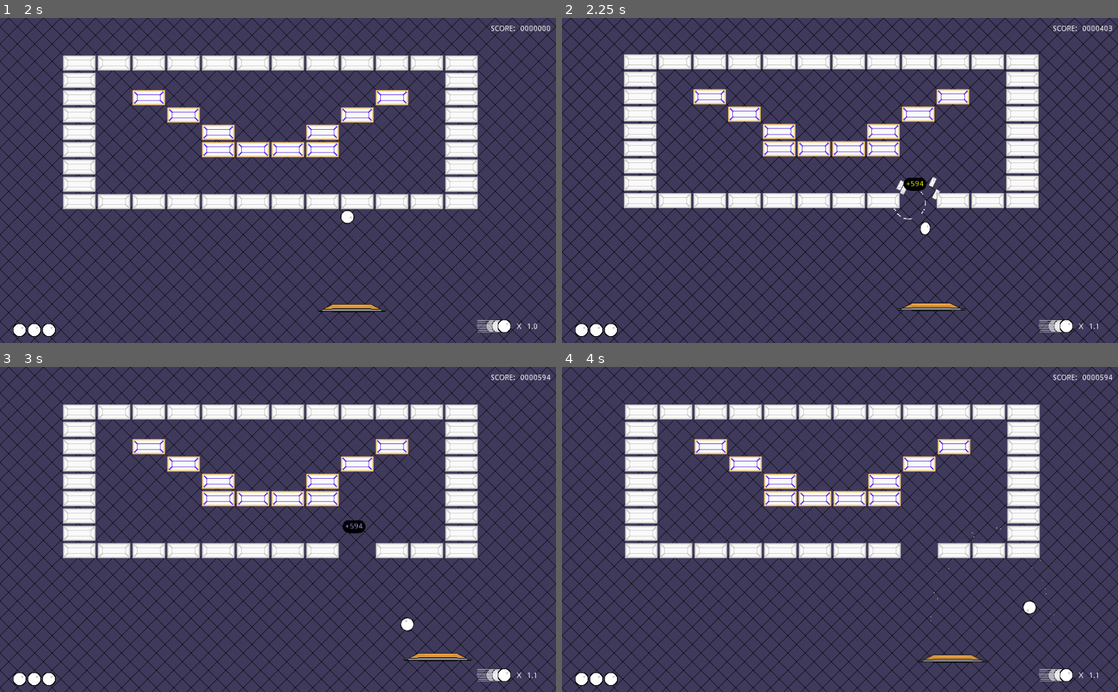
Above: before the commit, frames 1-4 (two rows, left to right).
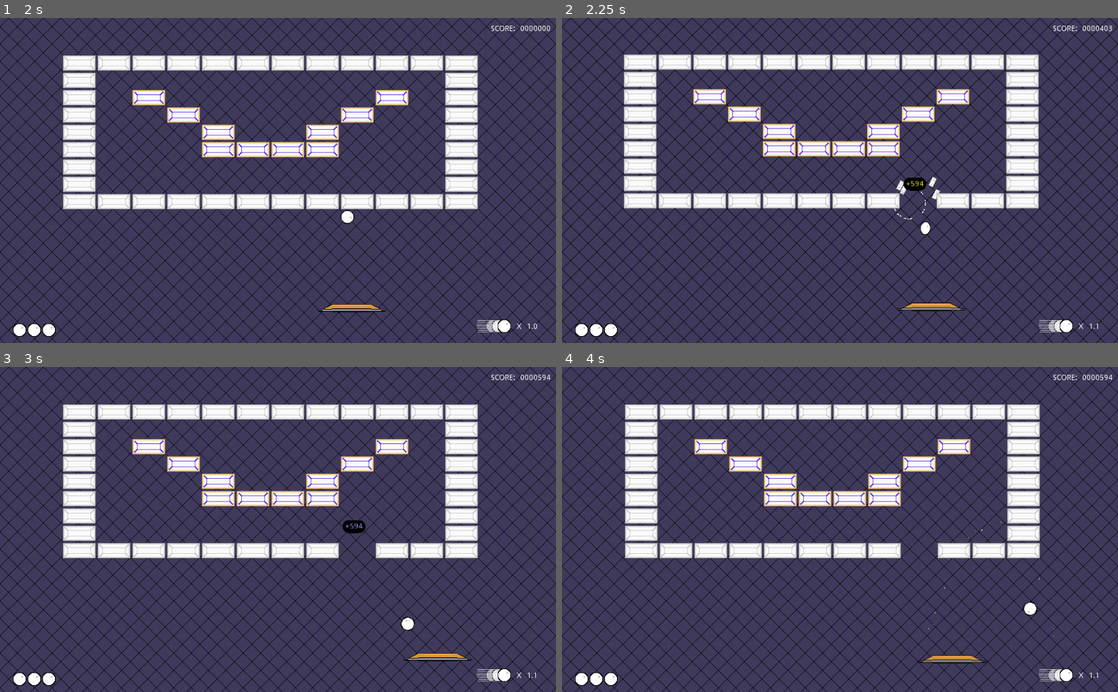
Above: after the commit, the same moments.

Repository: Anatolij-Grigorjev/Breakout4Godot
Game: Godot game, scene res://BreakoutGame.tscn
The game is run twice, just before and just after one commit, with the same random seed, the same clock (stepped at 60 frames per second) and the same inputs.
Inputs (mouse positions are in pixels of both pictures, inside the frame that each line leads up to):
- Up to frame 1 (2 s): tap Enter (ui_accept) at 0.5, 0.77 s; move the mouse to (400, 164) at 0.52 s; hold Right (ui_right) 0.53-1.25 s; tap Alt at 0.6 s; click (400, 164) at 0.67 s; drag from (166, 196) to (250, 245) at 1.27 s
- Up to frame 2 (2.25 s): move the mouse to (895, 109) at 2.02 s; hold Right (ui_right) from 2.03 s (still down); tap Shift at 2.1 s
- Up to frame 3 (3 s): release Right (ui_right) at 2.75 s; drag from (250, 594) to (111, 480) at 2.77 s
- Up to frame 4 (4 s): move the mouse to (1006, 578) at 3.52 s; hold Left (ui_left) from 3.53 s (still down); tap Ctrl at 3.6 s; tap Enter (ui_accept) at 3.77 s

Frame 1 is identical in both runs. In frame 2, 1.3% of the frame differs, in the area x 11-86%, y 11-67%; in frame 3, less than 0.1%; in frame 4, 0.2%.

Commit message:
remove individual sprites, move bricks into sheet

Diff:
--- a/game/bricks/BricksMap.gd
+++ b/game/bricks/BricksMap.gd
@@ -46,11 +46,10 @@
 		return
 
 	var next_brick_type = _get_next_brick_type(tile_type_at_idx)
+	_build_hidden_boom_at_tile_idx(tile_idx).explode(hit_normal)
 	if next_brick_type == TileMap.INVALID_CELL:
-		_build_hidden_boom_at_tile_idx(tile_idx).explode(hit_normal)
 		emit_signal("brickDestroyed", tile_type_at_idx, tile_idx)
 	else:
-		_build_hidden_boom_at_tile_idx(tile_idx).explode(hit_normal)
 		emit_signal("brick_damaged", tile_idx, tile_type_at_idx, next_brick_type)
 
 	yield(get_tree().create_timer(0.1), "timeout")
--- a/game/bricks/BricksMap.tscn
+++ b/game/bricks/BricksMap.tscn
@@ -1,111 +1,115 @@
-[gd_scene load_steps=13 format=2]
+[gd_scene load_steps=10 format=2]
 
-[ext_resource path="res://bricks/brick.png" type="Texture" id=1]
+[ext_resource path="res://bricks/bricks_spritesheet.png" type="Texture" id=1]
 [ext_resource path="res://bricks/BricksMap.gd" type="Script" id=2]
 [ext_resource path="res://shaders/sprite_outline.shader" type="Shader" id=3]
-[ext_resource path="res://bricks/brick2.png" type="Texture" id=4]
-[ext_resource path="res://bricks/brick2_break1.png" type="Texture" id=5]
-[ext_resource path="res://bricks/brick2_break2.png" type="Texture" id=6]
 
 [sub_resource type="ShaderMaterial" id=3]
 shader = ExtResource( 3 )
 shader_param/outline_width = 1.0
 shader_param/outline_color = null
 
-[sub_resource type="ConvexPolygonShape2D" id=2]
-points = PoolVector2Array( 1.43997, 1.77644, 62.1167, 1.55213, 62.341, 30.4885, 1.55213, 30.2642 )
-
 [sub_resource type="ConvexPolygonShape2D" id=4]
-points = PoolVector2Array( 62.516, 31.0224, 1.62839, 30.8609, 1.7899, 1.30539, 62.6775, 1.30539 )
+points = PoolVector2Array( 62.2288, 30.1521, 2.22507, 30.1521, 2.22507, 2.22507, 62.2288, 2.22507 )
 
 [sub_resource type="ConvexPolygonShape2D" id=5]
-points = PoolVector2Array( 8.03477, 2.24791, 61.8699, 2.65167, 62.0045, 27.0121, 59.0436, 30.1076, 1.97833, 29.4347, 2.51668, 5.07426 )
+points = PoolVector2Array( 62.2288, 29.7041, 2.56154, 29.7041, 2.56154, 2.33785, 62.2288, 2.33785 )
 
 [sub_resource type="ConvexPolygonShape2D" id=6]
-points = PoolVector2Array( 56.8453, 2.56154, 62.1167, 5.14114, 61.8924, 29.8156, 52.1348, 30.1521, 36.545, 30.0399, 31.9466, 26.7874, 27.9089, 26.8995, 25.5536, 29.7034, 2.11292, 29.8156, 2.33723, 2.6737 )
+points = PoolVector2Array( 10.076, 2.09674, 40.2462, 2.09674, 57.294, 2.43321, 58.5277, 8.26537, 62.0045, 6.3587, 61.8924, 29.9116, 33.9654, 29.6873, 32.956, 24.1916, 30.3764, 25.8739, 30.825, 30.0237, 2.11292, 30.1359, 2.33723, 16.9014, 2.44939, 4.11557 )
+
+[sub_resource type="ConvexPolygonShape2D" id=7]
+points = PoolVector2Array( 55.9481, 2.52087, 62.1167, 5.88557, 62.2288, 30.1114, 55.3873, 29.5506, 53.9293, 23.9428, 50.901, 24.2793, 51.4618, 30.1114, 35.6477, 29.4385, 33.8532, 27.0832, 28.2454, 27.0832, 25.8901, 29.8871, 2.44939, 29.3263, 2.44939, 2.74519 )
 
 [sub_resource type="TileSet" id=1]
-0/name = "brick white"
+0/name = "bricks_spritesheet.png 0"
 0/texture = ExtResource( 1 )
 0/tex_offset = Vector2( 0, 0 )
 0/modulate = Color( 1, 1, 1, 1 )
 0/region = Rect2( 0, 0, 64, 32 )
-0/tile_mode = 0
+0/tile_mode = 2
+0/autotile/icon_coordinate = Vector2( 0, 0 )
+0/autotile/tile_size = Vector2( 64, 32 )
+0/autotile/spacing = 0
+0/autotile/occluder_map = [  ]
+0/autotile/navpoly_map = [  ]
+0/autotile/priority_map = [  ]
+0/autotile/z_index_map = [  ]
 0/occluder_offset = Vector2( 0, 0 )
 0/navigation_offset = Vector2( 0, 0 )
 0/shape_offset = Vector2( 0, 0 )
 0/shape_transform = Transform2D( 1, 0, 0, 1, 0, 0 )
-0/shape = SubResource( 2 )
+0/shape = SubResource( 4 )
 0/shape_one_way = false
 0/shape_one_way_margin = 1.0
 0/shapes = [ {
 "autotile_coord": Vector2( 0, 0 ),
 "one_way": false,
 "one_way_margin": 1.0,
-"shape": SubResource( 2 ),
+"shape": SubResource( 4 ),
 "shape_transform": Transform2D( 1, 0, 0, 1, 0, 0 )
 } ]
 0/z_index = 0
-1/name = "brick2.png 1"
-1/texture = ExtResource( 4 )
+1/name = "bricks_spritesheet.png 1"
+1/texture = ExtResource( 1 )
 1/tex_offset = Vector2( 0, 0 )
 1/modulate = Color( 1, 1, 1, 1 )
-1/region = Rect2( 0, 0, 64, 32 )
+1/region = Rect2( 0, 32, 64, 32 )
 1/tile_mode = 0
 1/occluder_offset = Vector2( 0, 0 )
 1/navigation_offset = Vector2( 0, 0 )
 1/shape_offset = Vector2( 0, 0 )
 1/shape_transform = Transform2D( 1, 0, 0, 1, 0, 0 )
-1/shape = SubResource( 4 )
+1/shape = SubResource( 5 )
 1/shape_one_way = false
 1/shape_one_way_margin = 1.0
 1/shapes = [ {
 "autotile_coord": Vector2( 0, 0 ),
 "one_way": false,
 "one_way_margin": 1.0,
-"shape": SubResource( 4 ),
+"shape": SubResource( 5 ),
 "shape_transform": Transform2D( 1, 0, 0, 1, 0, 0 )
 } ]
 1/z_index = 0
-2/name = "brick2_break1.png 2"
-2/texture = ExtResource( 5 )
+2/name = "bricks_spritesheet.png 2"
+2/texture = ExtResource( 1 )
 2/tex_offset = Vector2( 0, 0 )
 2/modulate = Color( 1, 1, 1, 1 )
-2/region = Rect2( 0, 0, 64, 32 )
+2/region = Rect2( 0, 64, 64, 32 )
 2/tile_mode = 0
 2/occluder_offset = Vector2( 0, 0 )
 2/navigation_offset = Vector2( 0, 0 )
 2/shape_offset = Vector2( 0, 0 )
 2/shape_transform = Transform2D( 1, 0, 0, 1, 0, 0 )
-2/shape = SubResource( 5 )
+2/shape = SubResource( 6 )
 2/shape_one_way = false
 2/shape_one_way_margin = 1.0
 2/shapes = [ {
 "autotile_coord": Vector2( 0, 0 ),
 "one_way": false,
 "one_way_margin": 1.0,
-"shape": SubResource( 5 ),
+"shape": SubResource( 6 ),
 "shape_transform": Transform2D( 1, 0, 0, 1, 0, 0 )
 } ]
 2/z_index = 0
-3/name = "brick2_break2.png 3"
-3/texture = ExtResource( 6 )
+3/name = "bricks_spritesheet.png 3"
+3/texture = ExtResource( 1 )
 3/tex_offset = Vector2( 0, 0 )
 3/modulate = Color( 1, 1, 1, 1 )
-3/region = Rect2( 0, 0, 64, 32 )
+3/region = Rect2( 0, 96, 64, 32 )
 3/tile_mode = 0
 3/occluder_offset = Vector2( 0, 0 )
 3/navigation_offset = Vector2( 0, 0 )
 3/shape_offset = Vector2( 0, 0 )
 3/shape_transform = Transform2D( 1, 0, 0, 1, 0, 0 )
-3/shape = SubResource( 6 )
+3/shape = SubResource( 7 )
 3/shape_one_way = false
 3/shape_one_way_margin = 1.0
 3/shapes = [ {
 "autotile_coord": Vector2( 0, 0 ),
 "one_way": false,
 "one_way_margin": 1.0,
-"shape": SubResource( 6 ),
+"shape": SubResource( 7 ),
 "shape_transform": Transform2D( 1, 0, 0, 1, 0, 0 )
 } ]
 3/z_index = 0
@@ -117,12 +121,3 @@
 format = 1
 tile_data = PoolIntArray( 0, 0, 0, 1, 0, 0, 2, 0, 0, 3, 0, 0, 4, 0, 0, 5, 0, 0, 6, 0, 0, 7, 0, 0, 8, 0, 0, 9, 0, 0, 10, …(582 unchanged characters)…
 script = ExtResource( 2 )
-brick_type_transitions = {
-0: -1,
-1: 2,
-2: -1
-}
-points_for_brick_of_type = {
-0: 540.0,
-2: 750.0
-}
Binary file removed: game/bricks/brick2.png
Not shown, removed: game/bricks/brick2.png.import
Binary file removed: game/bricks/brick2_break1.png
Binary file removed: game/bricks/brick2_break2.png
Not shown, removed: game/bricks/brick2_break2.png.import
Binary file added: game/bricks/bricks_spritesheet.png
Not shown, changed: game/bricks/bricks_spritesheet.png.import
Not shown, added: assets/cooked/bricks_spritesheet.png
Not shown, added: assets/workspace/bricks_spritesheet.piskel
